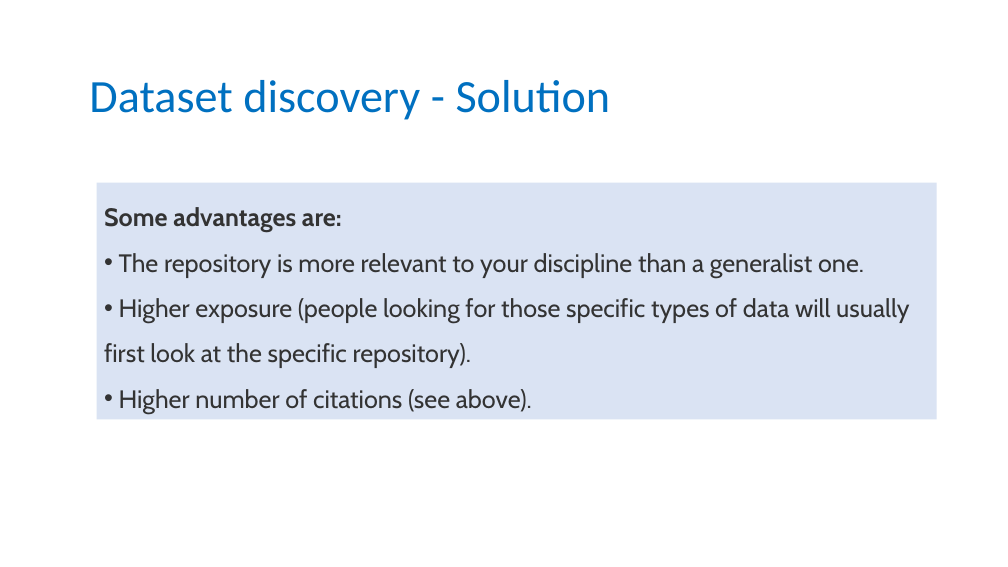
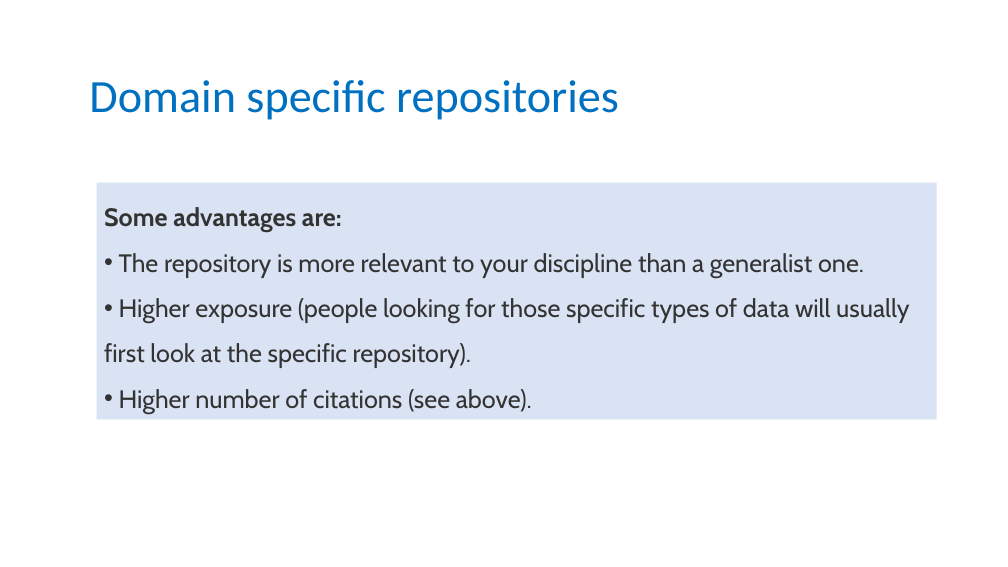
Before and after one commit to carpentries-incubator/fair-for-leaders, a slide deck: slide 16 of instructors/04-Public_repositories.pptx. Drawn at 1008x567 pixels with LibreOffice and Linux fonts; fonts in the diff are those of the drawing; background and template pictures are left out. Boxes give left, top, right and bottom in pixels: in the first picture for what was removed or moved away, otherwise in the second. Text is boxed around its words. In the diff, an @@ line names an element or a change of style, - is before the commit and + after.

```diff
--- a/instructors/04-Public_repositories.pptx
+++ b/instructors/04-Public_repositories.pptx
@@ text at [89,80,619,120]: text changed @@
-Dataset discovery - Solution
+Domain specific repositories
```
Also in this commit, not shown: 1 other slide changed, 2 other files.
